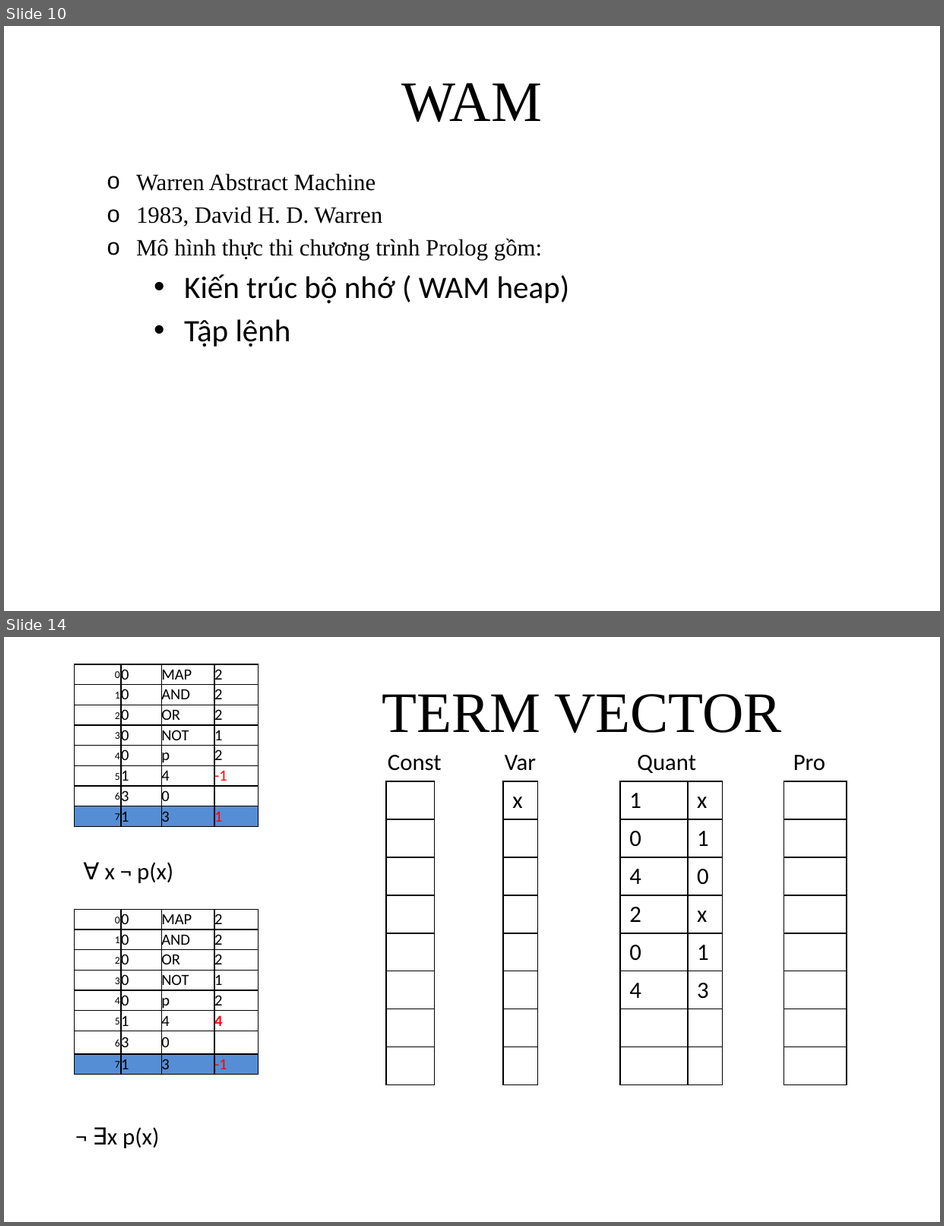
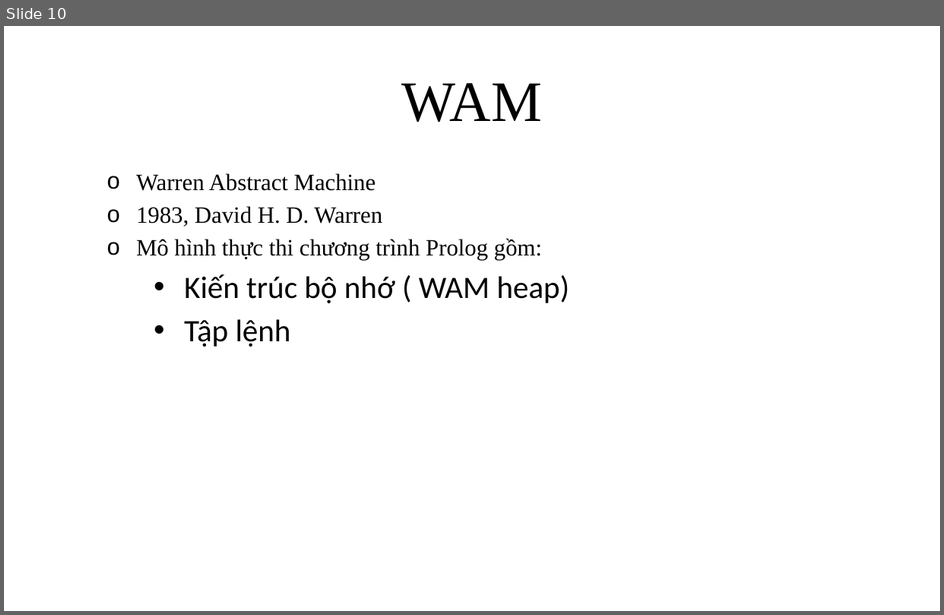
Before and after one commit to giang-rocker/logic, a slide deck: Report/SUY LUẬN TỰ NHIÊN.pptx. Shown one above the other, each under a label of ours: slides 10 and 14 before the commit, slide 10 after it; the slides between them are not shown. The pictures are 944x1226 and 944x615 pixels, drawn with LibreOffice and Linux fonts; fonts in the diff are those of the drawing. Boxes give left, top, right and bottom in pixels: in the first picture for what was removed or moved away, otherwise in the second. Text is boxed around its words. In the diff, an @@ line names an element or a change of style, - is before the commit and + after.

```diff
--- a/Report/SUY LUẬN TỰ NHIÊN.pptx
+++ b/Report/SUY LUẬN TỰ NHIÊN.pptx
@@ slide 14 removed at [4,637,940,1222], background #FFFFFF @@
@@ table removed at [74,664,259,829], 8 rows, 4 columns @@
-0 | 0 | MAP | 2
-1 | 0 | AND | 2
-2 | 0 | OR | 2
-3 | 0 | NOT | 1
-4 | 0 | p | 2
-5 | 1 | 4 | -1
-6 | 3 | 0 | 
-7 | 1 | 3 | 1
@@ title removed at [382,694,782,733] @@
-TERM VECTOR
@@ text removed at [388,755,442,771] @@
-Const
@@ text removed at [505,755,536,771] @@
-Var
@@ text removed at [637,755,696,773] @@
-Quant
@@ text removed at [794,755,826,771] @@
-Pro
@@ table removed at [386,781,433,1081], 8 rows, 1 columns @@
-
-
-
-
-
-
-
-
@@ table removed at [503,781,538,1081], 8 rows, 1 columns @@
-x
-
-
-
-
-
-
-
@@ table removed at [620,781,722,1081], 8 rows, 2 columns @@
-1 | x
-0 | 1
-4 | 0
-2 | x
-0 | 1
-4 | 3
- | 
- | 
@@ table removed at [784,781,847,1081], 8 rows, 1 columns @@
-
-
-
-
-
-
-
-
@@ text removed at [105,862,173,883] @@
-∀ x ¬ p(x)
@@ table removed at [74,910,259,1077], 8 rows, 4 columns @@
-0 | 0 | MAP | 2
-1 | 0 | AND | 2
-2 | 0 | OR | 2
-3 | 0 | NOT | 1
-4 | 0 | p | 2
-5 | 1 | 4 | 4
-6 | 3 | 0 | 
-7 | 1 | 3 | -1
@@ text removed at [107,1127,159,1148] @@
-¬ ∃x p(x)
```
Also in this commit, not shown: 9 slides changed, 5 slides added, 12 other slides removed.
